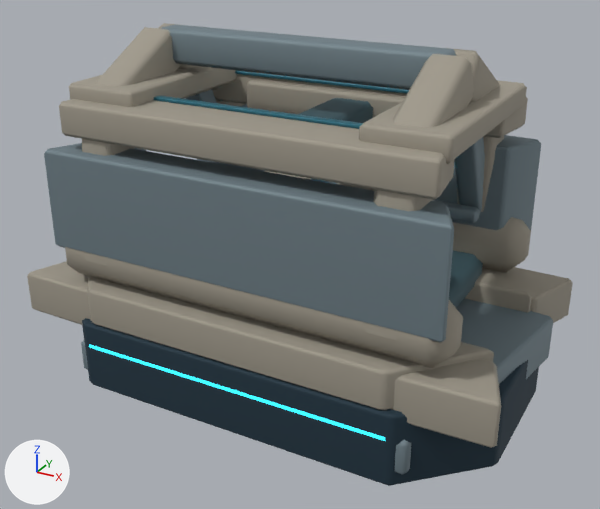
One commit to the glTF model space-battleship/assets/planets/facilities_v8/equipment.glb: the scene before it, then after it.
Both versions are drawn from a camera (50 mm lens) standing at (2.43, -4.39, 2.77) and looking at (0.06, -0.08, 0.61). The lights are fixed; the arrows at lower left show +X, +Y and +Z. The first picture is the older version. Where no turn or scale is listed for an object, it has been applied to the vertices.

Names of what the first picture shows: 'Common flared primary load bank.004', 'Four flared armored spine transitions.010', 'Hall lengthwise raised ridge', 'Hall pitched pressure roof.002', 'Integrated tapered pressure socket.002', 'Lengthwise heavy manufacturing sill', 'Long upper dark daylight opening', 'Sloped armored end roof over production bay', 'Sloped armored end roof over production bay.001', 'Steep faceted roof shoulder with central work slot', 'Steep faceted roof shoulder with central work slot.001', 'Twin long armored production hall sidewalls', 'Twin long armored production hall sidewalls.001', 'Visible heavy socket-to-ring shear key.005' and 21 more.
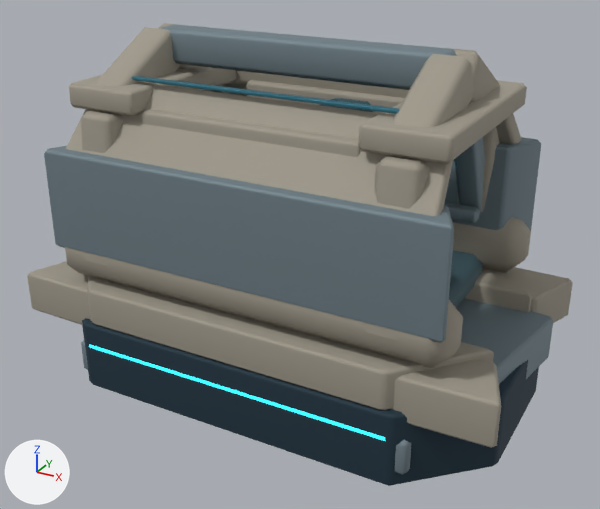
Changed parts and their boxes (x1, y1, x2, y2) in the pictures (600 x 509 px):
'Steep faceted roof shoulder with central work slot', deleted: before (59, 99, 455, 200)
'Pitched armored production canopy around open work slot', added: after (66, 82, 453, 216)
'Long upper dark daylight opening', moved: before (154, 96, 363, 129); after (131, 76, 399, 114)
'Pitched armored production canopy around open work slot.001', added (mostly hidden): after (224, 70, 522, 144)
'Steep faceted roof shoulder with central work slot.001', deleted: before (212, 74, 528, 138)
'Upper lengthwise pressure clerestory', unchanged, uncovered by the edit: after (141, 109, 361, 157)

Edits to the bpy script that builds the scene:
```text
Add me_pitched_armored_production_canopy_around_open_work_slot_001:
    me_pitched_armored_production_canopy_around_open_work_slot_001.from_pydata(...)  # 24 vertices, 44 faces; spans x -1.21..1.21, y 0.43..0.79, z 1.16..1.7
    me_pitched_armored_production_canopy_around_open_work_slot_001.materials.append(mat_warm_faceted_ivory_armor)  # grey #a0998b
Add me_pitched_armored_production_canopy_around_open_work_slot:
    me_pitched_armored_production_canopy_around_open_work_slot.from_pydata(...)  # 24 vertices, 44 faces; spans x -1.21..1.21, y -0.79..-0.43, z 1.16..1.7
    me_pitched_armored_production_canopy_around_open_work_slot.materials.append(mat_warm_faceted_ivory_armor)  # grey #a0998b
Change ob_long_upper_dark_daylight_opening:
    ob_long_upper_dark_daylight_opening.location: (0.0, -0.45, 1.62) -> (0.0, -0.47, 1.73)
Remove ob_steep_faceted_roof_shoulder_with_central_work_slot:
    ob_steep_faceted_roof_shoulder_with_central_work_slot = bpy.data.objects.new('Steep faceted roof shoulder with central work slot', me_steep_faceted_roof_shoulder_with_central_work_slot)
    ob_steep_faceted_roof_shoulder_with_central_work_slot.location = (0.0, 0.0, 0.0)
Remove ob_steep_faceted_roof_shoulder_with_central_work_slot_001:
    ob_steep_faceted_roof_shoulder_with_central_work_slot_001 = bpy.data.objects.new('Steep faceted roof shoulder with central work slot.001', me_steep_faceted_roof_shoulder_with_central_work_slot_001)
    ob_steep_faceted_roof_shoulder_with_central_work_slot_001.location = (0.0, 0.0, 0.0)
Add ob_pitched_armored_production_canopy_around_open_work_slot_001:
    ob_pitched_armored_production_canopy_around_open_work_slot_001 = bpy.data.objects.new('Pitched armored production canopy around open work slot.001', me_pitched_armored_production_canopy_around_open_work_slot_001)
    ob_pitched_armored_production_canopy_around_open_work_slot_001.location = (0.0, 0.0, 0.0)
Add ob_pitched_armored_production_canopy_around_open_work_slot:
    ob_pitched_armored_production_canopy_around_open_work_slot = bpy.data.objects.new('Pitched armored production canopy around open work slot', me_pitched_armored_production_canopy_around_open_work_slot)
    ob_pitched_armored_production_canopy_around_open_work_slot.location = (0.0, 0.0, 0.0)
```
